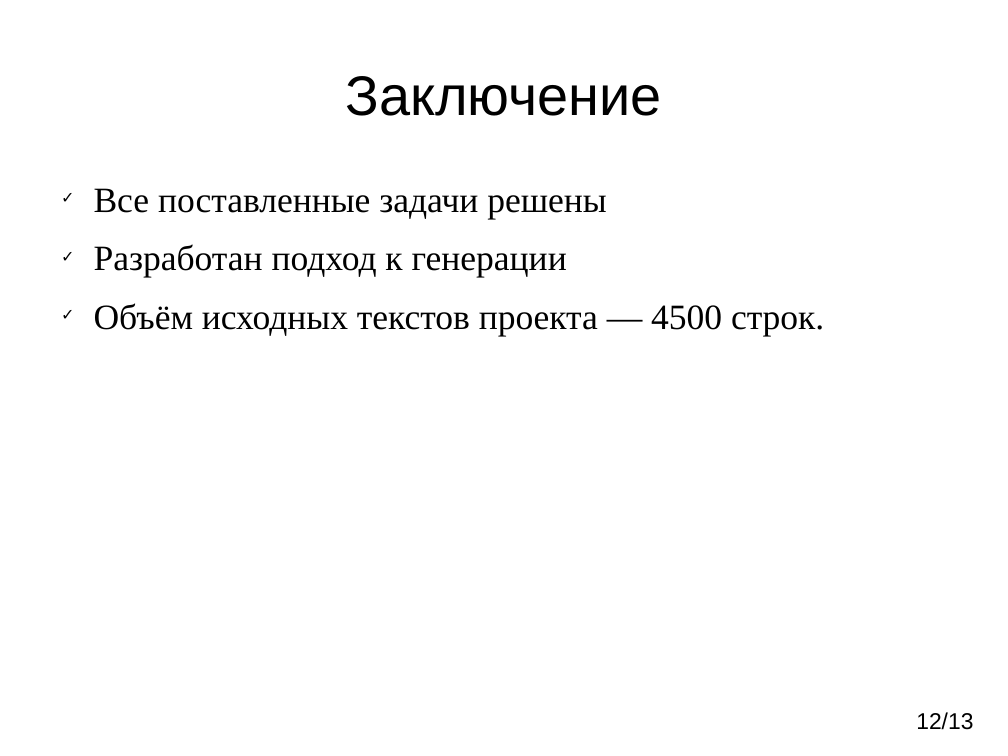
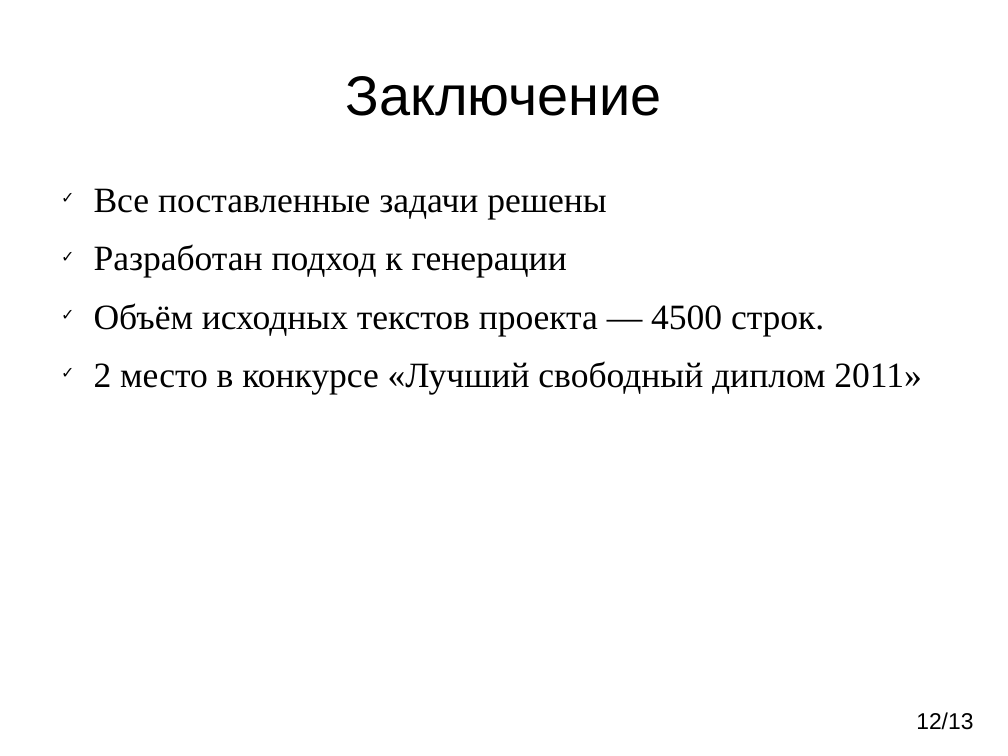
Before and after one commit to vinni-au/l-gen, a slide deck: slide 12 of Презентация.odp. Drawn at 1008x756 pixels with LibreOffice and Linux fonts; fonts in the diff are those of the drawing. Boxes give left, top, right and bottom in pixels: in the first picture for what was removed or moved away, otherwise in the second. Text is boxed around its words. In the diff, an @@ line names an element or a change of style, - is before the commit and + after.

```diff
--- a/Презентация.odp
+++ b/Презентация.odp
@@ text at bbox=[94, 361, 921, 394]: paragraph added @@
+✓ 2 место в конкурсе «Лучший свободный диплом 2011»
```
Also in this commit, not shown: 4 other slides changed, 57 other files.
